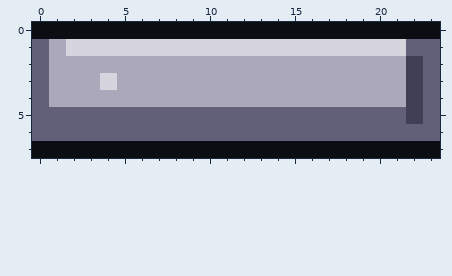
Pixel-art file -- ArtSource/MenuUI/native/HeaderRule.aseprite. That is the earlier state.
24x8 pixels, 1 frame. Colours within 5 levels of each other are drawn and written as one.
The same view after the edit:
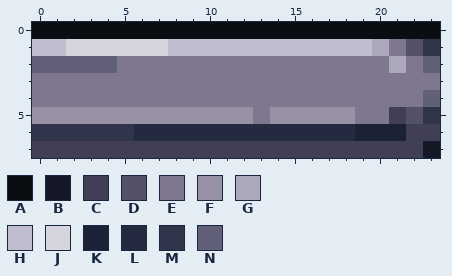
Palette (. is transparent): A #0a0d11  B #141827  C #403f55  D #535067  E #7f778e  F #9891a5  G #aaa8ba  H #bfbdcd  J #d6d5de  K #1c2235  L #242a40  M #30354b  N #626078
From old to new:
@@ x 0..23 @@
 0 AAAAAAAAAAAAAAAAAAAAAAAA
-1 NGJJJJJJJJJJJJJJJJJJJJNN
-2 NGGGGGGGGGGGGGGGGGGGGGCN
-3 NGGGJGGGGGGGGGGGGGGGGGCN
-4 NGGGGGGGGGGGGGGGGGGGGGCN
-5 NNNNNNNNNNNNNNNNNNNNNNCN
-6 NNNNNNNNNNNNNNNNNNNNNNNN
-7 AAAAAAAAAAAAAAAAAAAAAAAA
+1 HHJJJJJJHHHHHHHHHHHHGEDM
+2 NNNNNEEEEEEEEEEEEEEEEGEN
+3 EEEEEEEEEEEEEEEEEEEEEEEE
+4 EEEEEEEEEEEEEEEEEEEEEEEN
+5 FFFFFFFFFFFFFEFFFFFEECDM
+6 MMMMMMLLLLLLLLLLLLLKKKCC
+7 CCCCCCCCCCCCCCCCCCCCCCCB
Changed places in both pictures, as pixel boxes (x1, y1, x2, y2):
changed: (32, 39, 440, 158)
